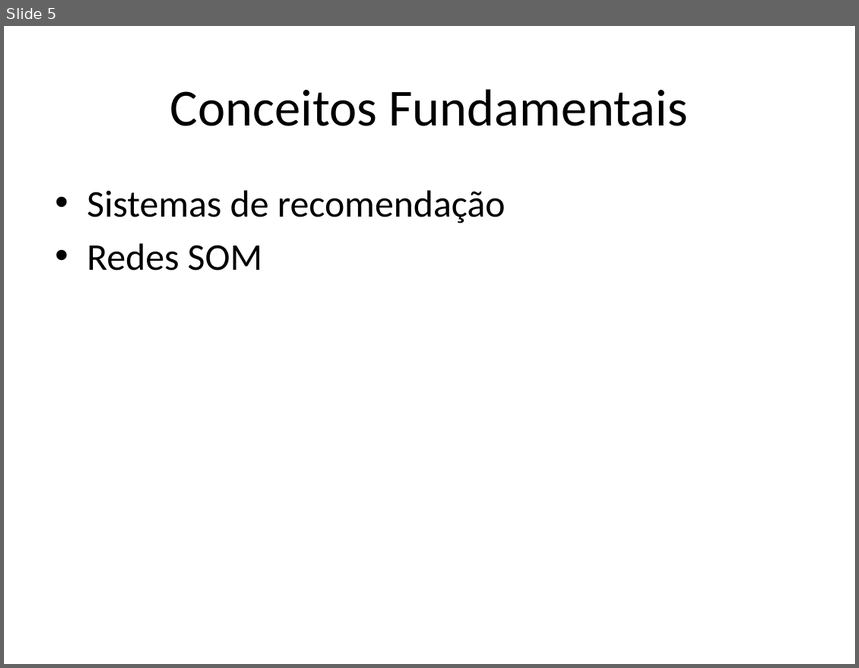
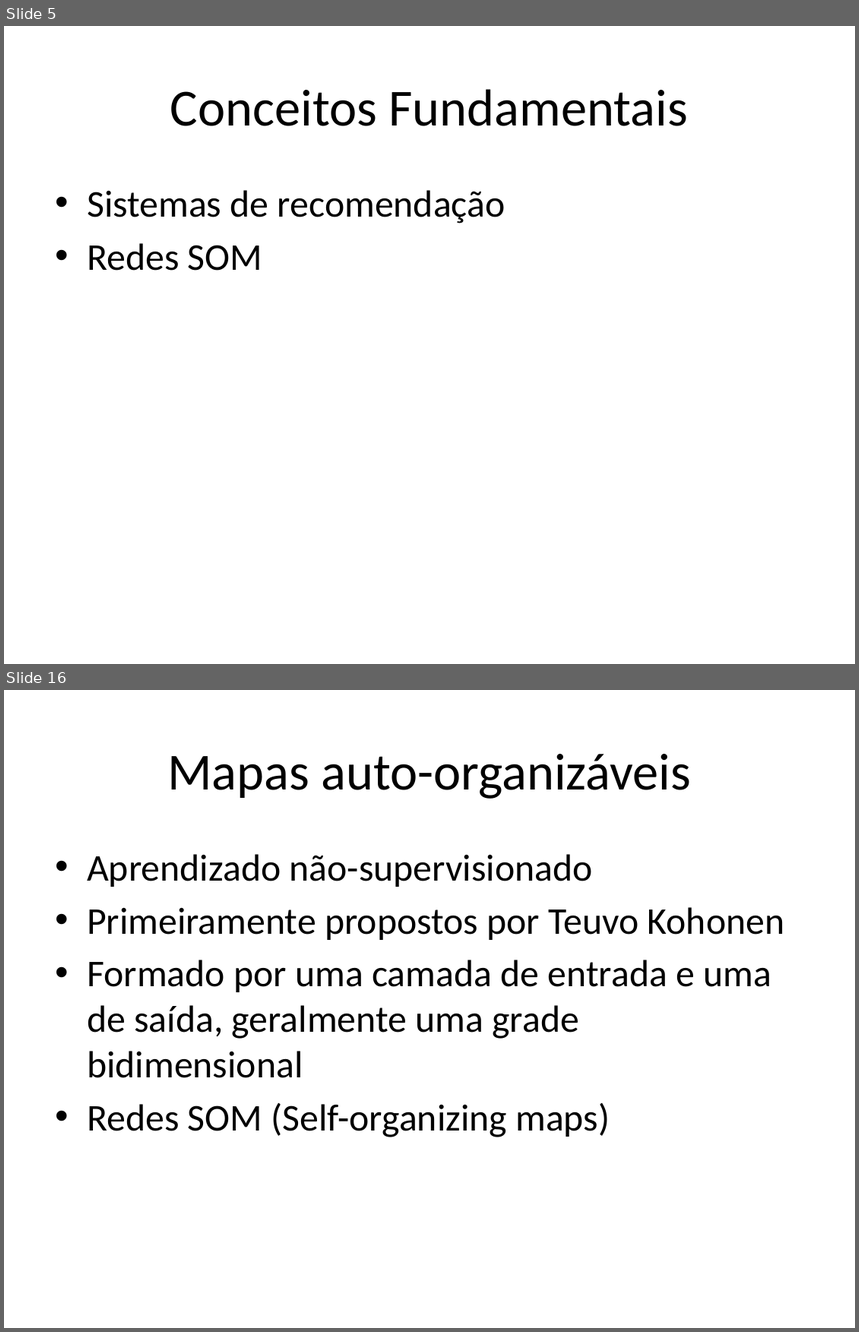
Before and after one commit to andersonberg/srsom, a slide deck: Apresentação/TCC_AndersonBerg_Apresentação.pptx. Shown one above the other, each under a label of ours: slide 5 before the commit, slides 5 and 16 after it; the slides between them are not shown. The pictures are 859x668 and 859x1332 pixels, drawn with LibreOffice and Linux fonts; fonts in the diff are those of the drawing. Boxes give left, top, right and bottom in pixels: in the first picture for what was removed or moved away, otherwise in the second. Text is boxed around its words. In the diff, an @@ line names an element or a change of style, - is before the commit and + after.

```diff
--- a/Apresentação/TCC_AndersonBerg_Apresentação.pptx
+++ b/Apresentação/TCC_AndersonBerg_Apresentação.pptx
@@ slide 16 added at <box>4,690,855,1328</box>, background #FFFFFF @@
@@ title added at <box>167,754,691,799</box>, 44 pt, text #000000 @@
+Mapas auto-organizáveis
@@ text added at <box>87,854,785,1138</box>, 32 pt, text #000000 @@
+• Aprendizado não-supervisionado
+• Primeiramente propostos por Teuvo Kohonen
+• Formado por uma camada de entrada e uma de saída, geralmente uma grade bidimensional
+• Redes SOM (Self-organizing maps)
```
Also in this commit, not shown: 25 other slides added, 1 slide removed, 4 other files.
